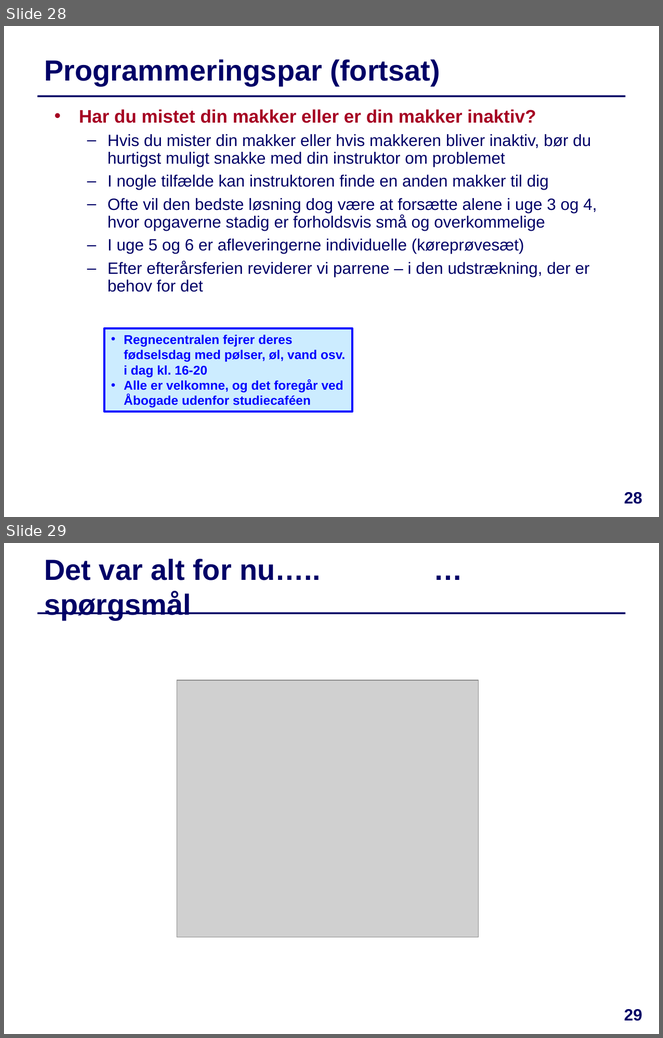
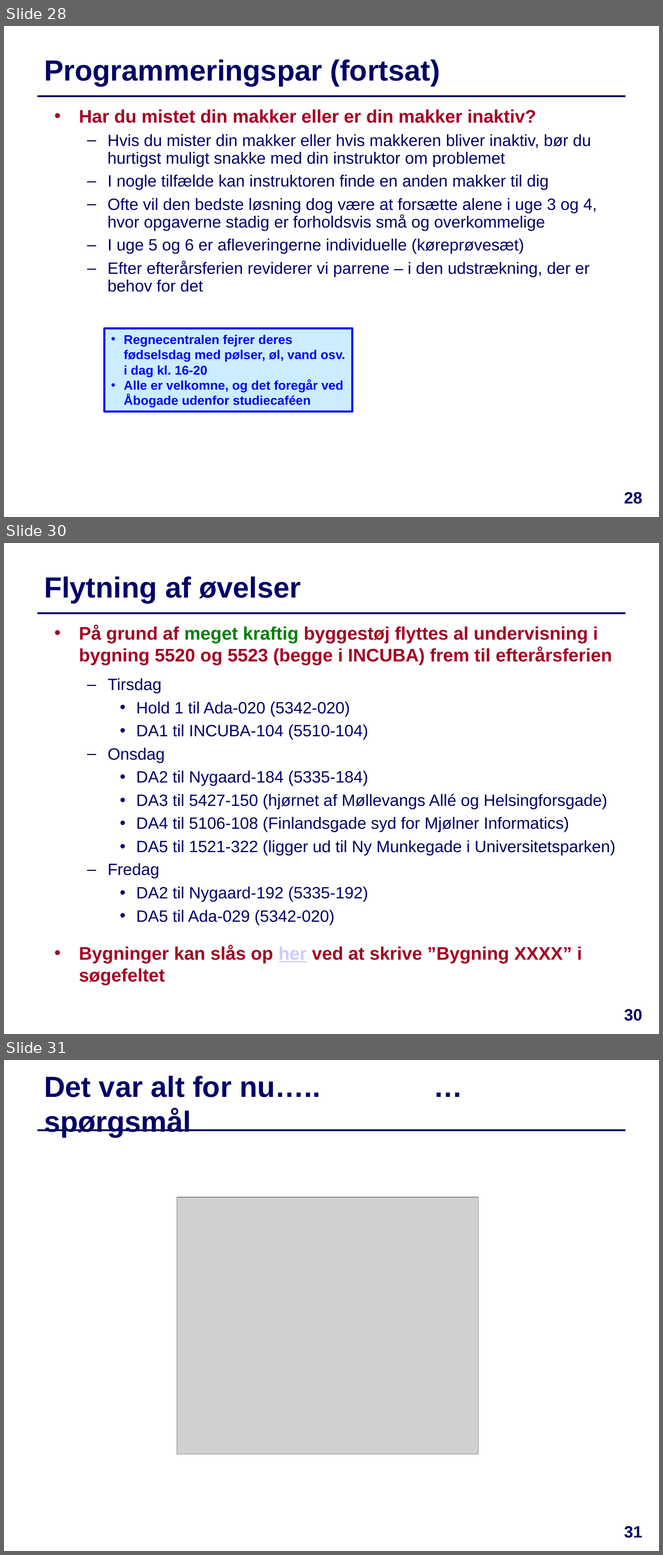
Before and after one commit to IntProgAU/Materiale, a slide deck: web/e23/uge_4a/Slides-Uge4-Mandag.pptx. Shown one above the other, each under a label of ours: slides 28 and 29 before the commit, slides 28, 30 and 31 after it; the slides between them are not shown. The pictures are 663x1038 and 663x1555 pixels, drawn with LibreOffice and Linux fonts; fonts in the diff are those of the drawing; grey boxes stand for pictures. Boxes give left, top, right and bottom in pixels: in the first picture for what was removed or moved away, otherwise in the second. Text is boxed around its words. In the diff, an @@ line names an element or a change of style, - is before the commit and + after.

```diff
--- a/web/e23/uge_4a/Slides-Uge4-Mandag.pptx
+++ b/web/e23/uge_4a/Slides-Uge4-Mandag.pptx
@@ slide 30 added at <box>4,543,659,1034</box>, background #FFFFFF; not listed: 1 template element that a slide beside it also shows @@
@@ title added at <box>44,576,301,603</box>, 32 pt, text #000066, bold @@
+Flytning af øvelser
@@ text added at <box>79,625,616,986</box>, 18 pt, text #000066 @@
+• På grund af meget kraftig byggestøj flyttes al undervisning i bygning 5520 og 5523 (begge i INCUBA) frem til efterårsferien
+  – Tirsdag
+    • Hold 1 til Ada-020 (5342-020)
+    • DA1 til INCUBA-104 (5510-104)
+  – Onsdag
+    • DA2 til Nygaard-184 (5335-184)
+    • DA3 til 5427-150 (hjørnet af Møllevangs Allé og Helsingforsgade)
+    • DA4 til 5106-108 (Finlandsgade syd for Mjølner Informatics)
+    • DA5 til 1521-322 (ligger ud til Ny Munkegade i Universitetsparken)
+  – Fredag
+    • DA2 til Nygaard-192 (5335-192)
+    • DA5 til Ada-029 (5342-020)
+• Bygninger kan slås op her ved at skrive ”Bygning XXXX” i søgefeltet
@@ page number added at <box>624,1009,643,1021</box>, 18 pt, text #000066, bold @@
+30
@@ what was slide 29 is now slide 31 @@
@@ page number at <box>624,1526,643,1538</box>: text changed @@
-29
+31
```
Also in this commit, not shown: 1 other slide added, 4 other files.
